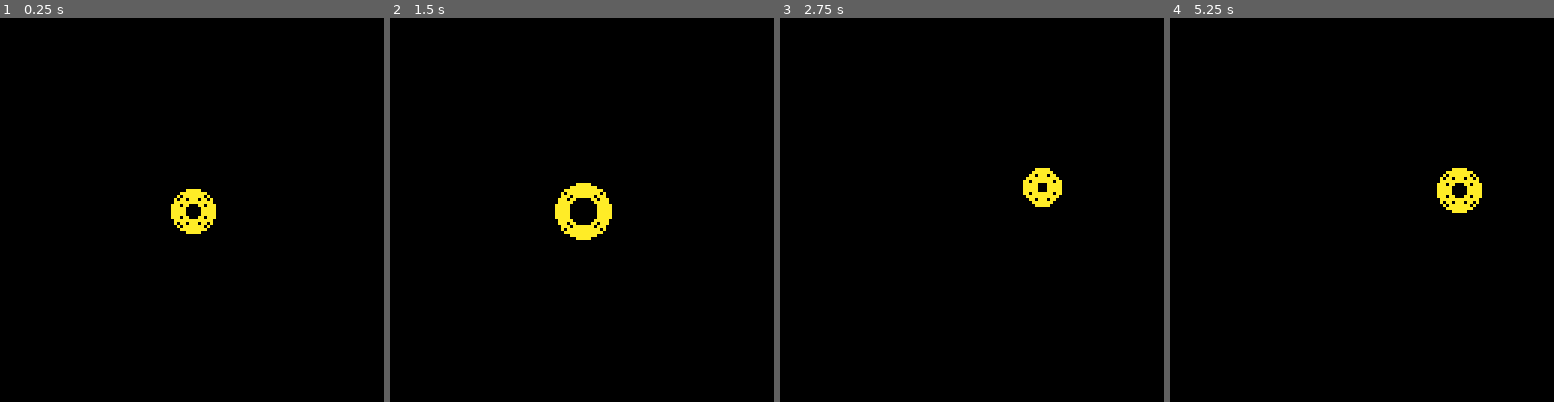
Above: before the commit, frames 1-4 (left to right).
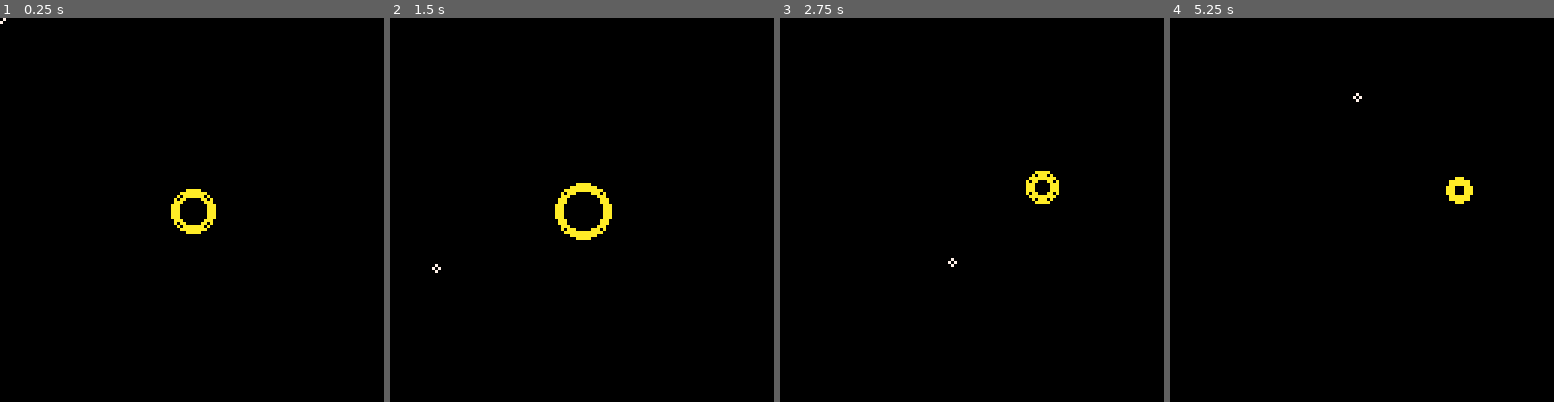
Above: after the commit, the same moments.

Repository: Alfie-Edwards/LoopHole
Game: PICO-8 cartridge loop.p8
Two runs of this game, one before a commit and one after it. Both use one fixed random seed, a clock stepped at 60 frames per second and the inputs below.
Inputs (mouse positions are in pixels of both pictures, inside the frame that each line leads up to):
- Up to frame 1 (0.25 s): no input
- Up to frame 2 (1.5 s): tap X (X key) at 0.33, 1.07 s; click (670, 121) at 0.67 s; tap O (Z key) at 0.7 s; click (436, 267) at 1.22 s
- Up to frame 3 (2.75 s): hold Right 1.6-2.1 s; tap O (Z key) at 1.7, 2.1, 2.5 s; click (887, 114) at 1.77 s; tap X (X key) at 1.85 s; hold Up 2.15-2.42 s; click (952, 259) at 2.32 s; hold Right from 2.47 s (still down)
- Up to frame 4 (5.25 s): click (1404, 106) at 2.87 s; tap O (Z key) every 0.4 s from 2.9 to 4.9 s; tap X (X key) at 2.97, 4.08, 5.2 s; release Right at 3.03 s; hold Left 3.08-3.58 s; click (1465, 256) at 3.42 s; hold Down 3.63-3.97 s; click (1231, 102) at 3.97 s; hold Right 4.02-4.68 s; click (1292, 248) at 4.52 s; hold Up 4.73-5.03 s; click (1354, 94) at 5.07 s; hold Left from 5.08 s (still down)

The runs differ from the first frame. In frame 1, 0.3% of the frame differs, in the area x 0-54%, y 0-54%; in frame 2, 0.4%; in frame 3, 0.3%; in frame 4, 0.7%, in the area x 47-82%, y 19-51%.

Commit message:
get mouse

Diff:
--- a/loop.p8
+++ b/loop.p8
@@ -1,12 +1,19 @@
 pico-8 cartridge // http://www.pico-8.com
 version 41
 __lua__
+
+poke(0x5F2D, 1) -- Mouse
+
 function _init()
+
+	mouse = {}
+	update_mouse()
+
 	loop = {
 		x = 0,
 		y = 0,
 		r = 7,
-		w = 5,
+		w = 3,
 	}
 	curios = {}
 	speed = 0.2
@@ -15,6 +22,8 @@
 end
 
 function _update()
+	update_mouse()
+
 	if (btn(0)) then loop.x = loop.x - 1 end
 	if (btn(1)) then loop.x = loop.x + 1 end
 	if (btn(2)) then loop.y = loop.y - 1 end
@@ -22,12 +31,9 @@
 	if (btn(4)) then loop.r = loop.r - 1 end
 	if (btn(5)) then loop.r = loop.r + 1 end
 
-	loop.r = max(loop.r - 1, loop.w)
-	loop.r = min(loop.r + 1, 32)
-	loop.x = max(loop.r - 64, loop.x - 1)
-	loop.x = min(64 - loop.r - 1, loop.x + 1)
-	loop.y = max(loop.r - 64, loop.y - 1)
-	loop.y = min(64 - loop.r - 1, loop.y + 1)
+	loop.r = clamp(loop.r, loop.w, 32)
+	loop.x = clamp(loop.x, loop.r - 64, 64 - loop.r - 1)
+	loop.y = clamp(loop.y, loop.r - 64, 64 - loop.r - 1)
 
 	local i = 1
 	while i <= #curios do
@@ -55,6 +61,17 @@
 	for w=0,loop.w-1 do
 		circ(loop.x, loop.y, loop.r - w, 10)
 	end
+
+	pset(mouse.x - 1, mouse.y, 7)
+	pset(mouse.x + 1, mouse.y, 7)
+	pset(mouse.x, mouse.y - 1, 7)
+	pset(mouse.x, mouse.y + 1, 7)
+end
+
+function clamp(x, min_x, max_x)
+	x = max(x, min_x)
+	x = min(x, max_x)
+	return x
 end
 
 function add_curio(x, y, r, id)
@@ -67,6 +84,13 @@
 		flip_x = rnd(1) < 0.5,
 		flip_y = rnd(1) < 0.5,
 	}, 1)
+end
+
+function update_mouse()
+		mouse.x = stat(32) - 64
+		mouse.y = stat(33) - 64
+		mouse.x = clamp(mouse.x, -64, 63)
+		mouse.y = clamp(mouse.y, -64, 63)
 end
 
 __gfx__
